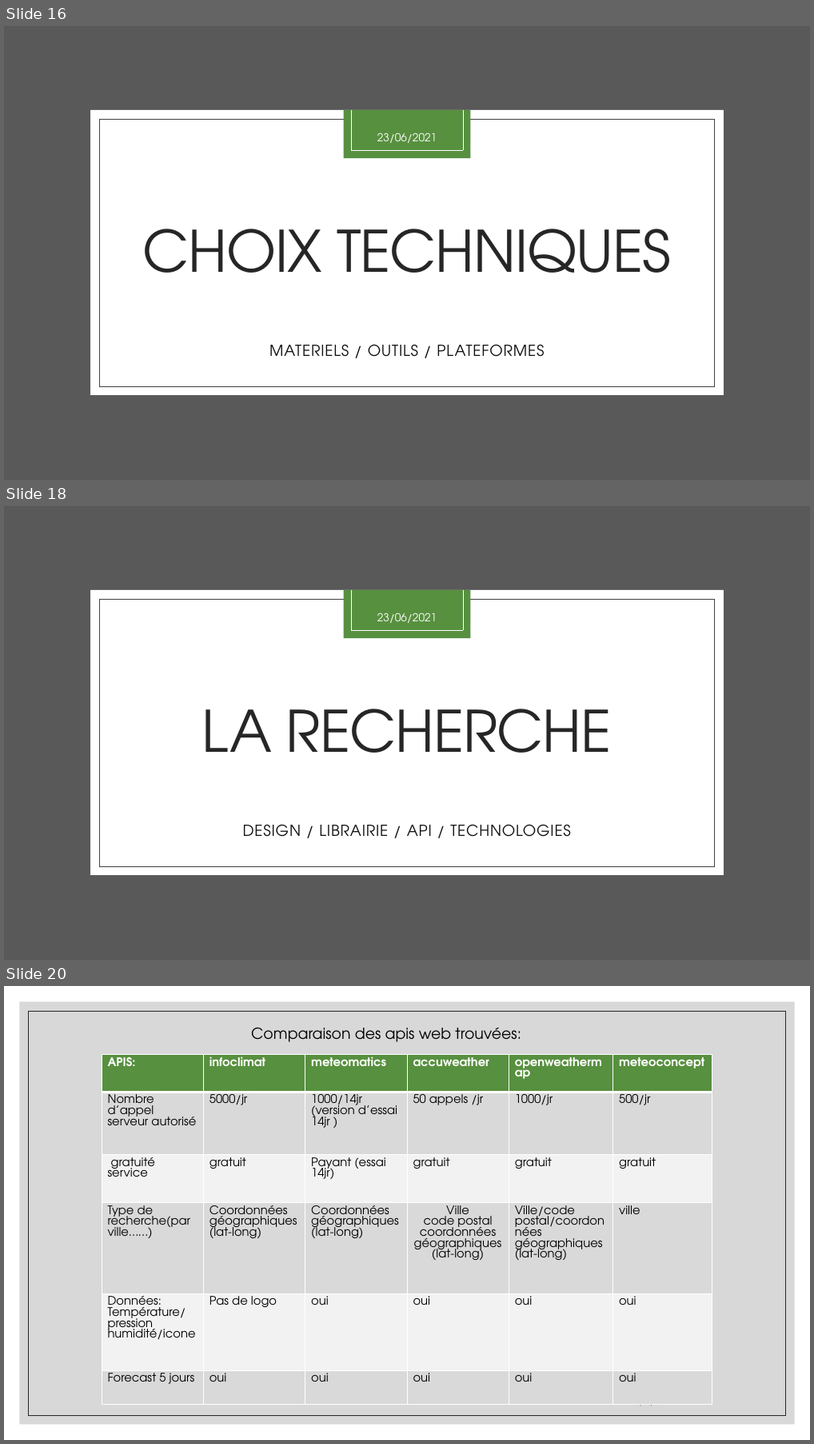
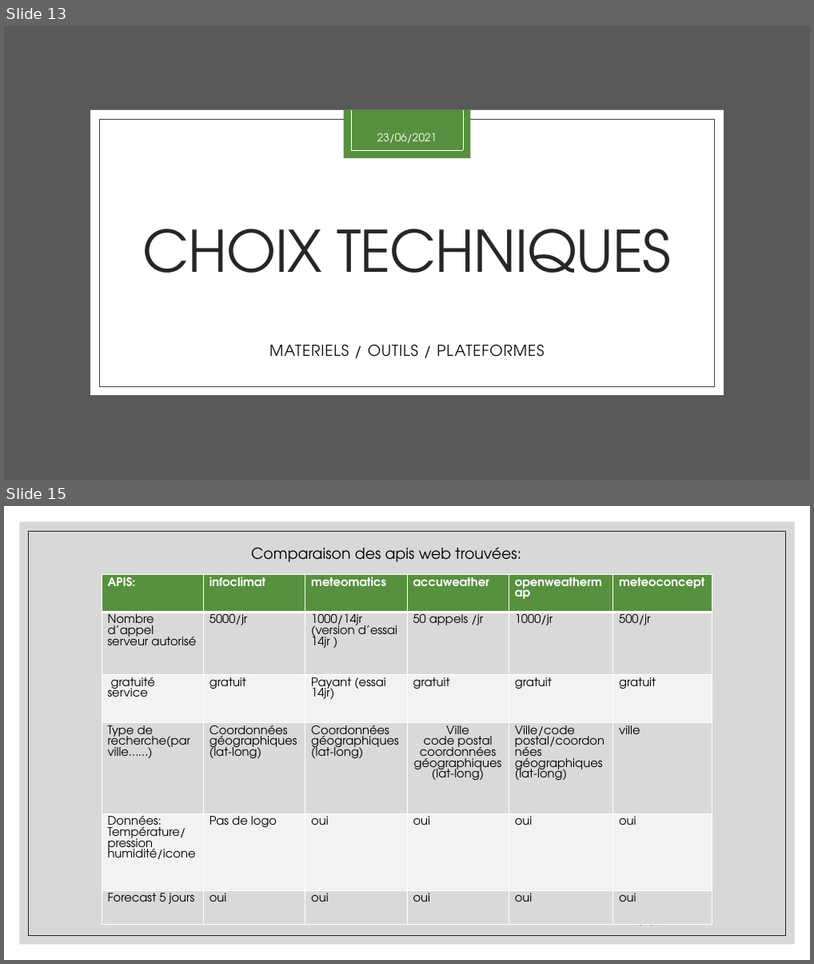
Before and after one commit to aiekick/ProjectStationMeteo, a slide deck: doc/StationMeteo_Soutenance_Stephane.pptx. Shown one above the other, each under a label of ours: slides 16, 18 and 20 before the commit, slides 13 and 15 after it; the slides between them are not shown. The pictures are 814x1444 and 814x964 pixels, drawn with LibreOffice and Linux fonts; fonts in the diff are those of the drawing. Boxes give left, top, right and bottom in pixels: in the first picture for what was removed or moved away, otherwise in the second. Text is boxed around its words. In the diff, an @@ line names an element or a change of style, - is before the commit and + after.

```diff
--- a/doc/StationMeteo_Soutenance_Stephane.pptx
+++ b/doc/StationMeteo_Soutenance_Stephane.pptx
@@ slide 18 removed at bbox=[4, 506, 810, 960], background #FFFFFF; not listed: 7 template elements that a slide beside it also shows @@
@@ text removed at bbox=[378, 612, 437, 623] @@
-23/06/2021
@@ title removed at bbox=[202, 708, 612, 752] @@
-LA RECHERCHE
@@ subtitle removed at bbox=[243, 824, 571, 836] @@
-DESIGN / LIBRAIRIE / API / TECHNOLOGIES
@@ what was slide 16 is now slide 13 @@
@@ what was slide 20 is now slide 15 @@
```
Also in this commit, not shown: 9 slides changed, 4 other slides removed.
